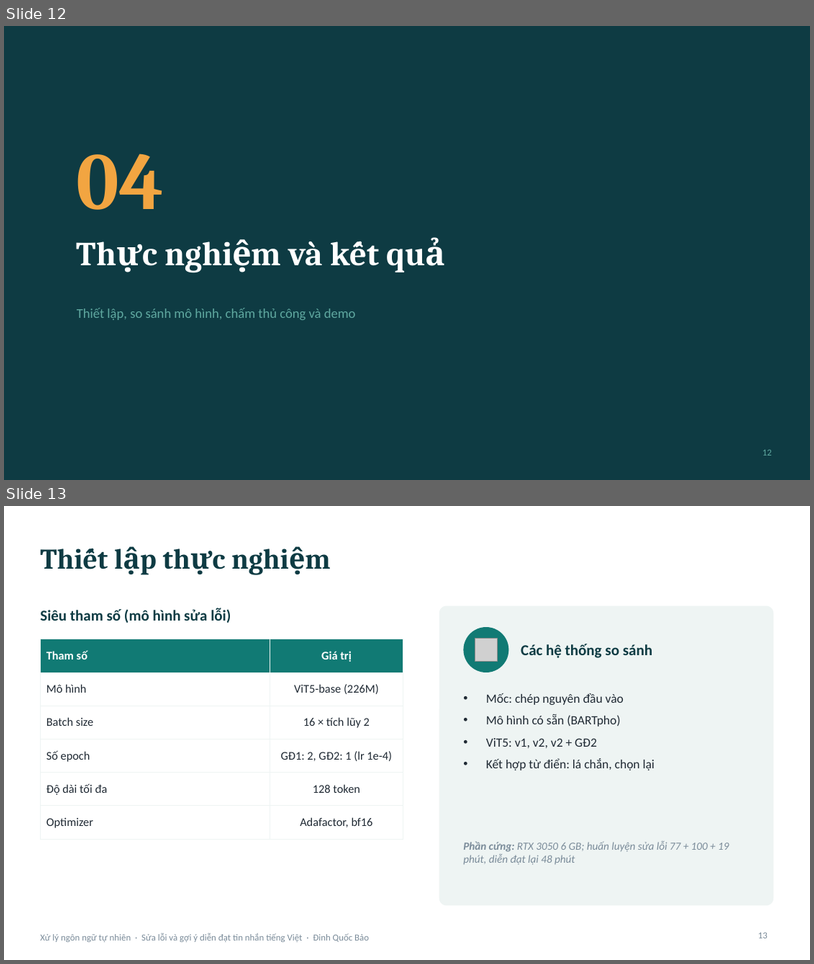
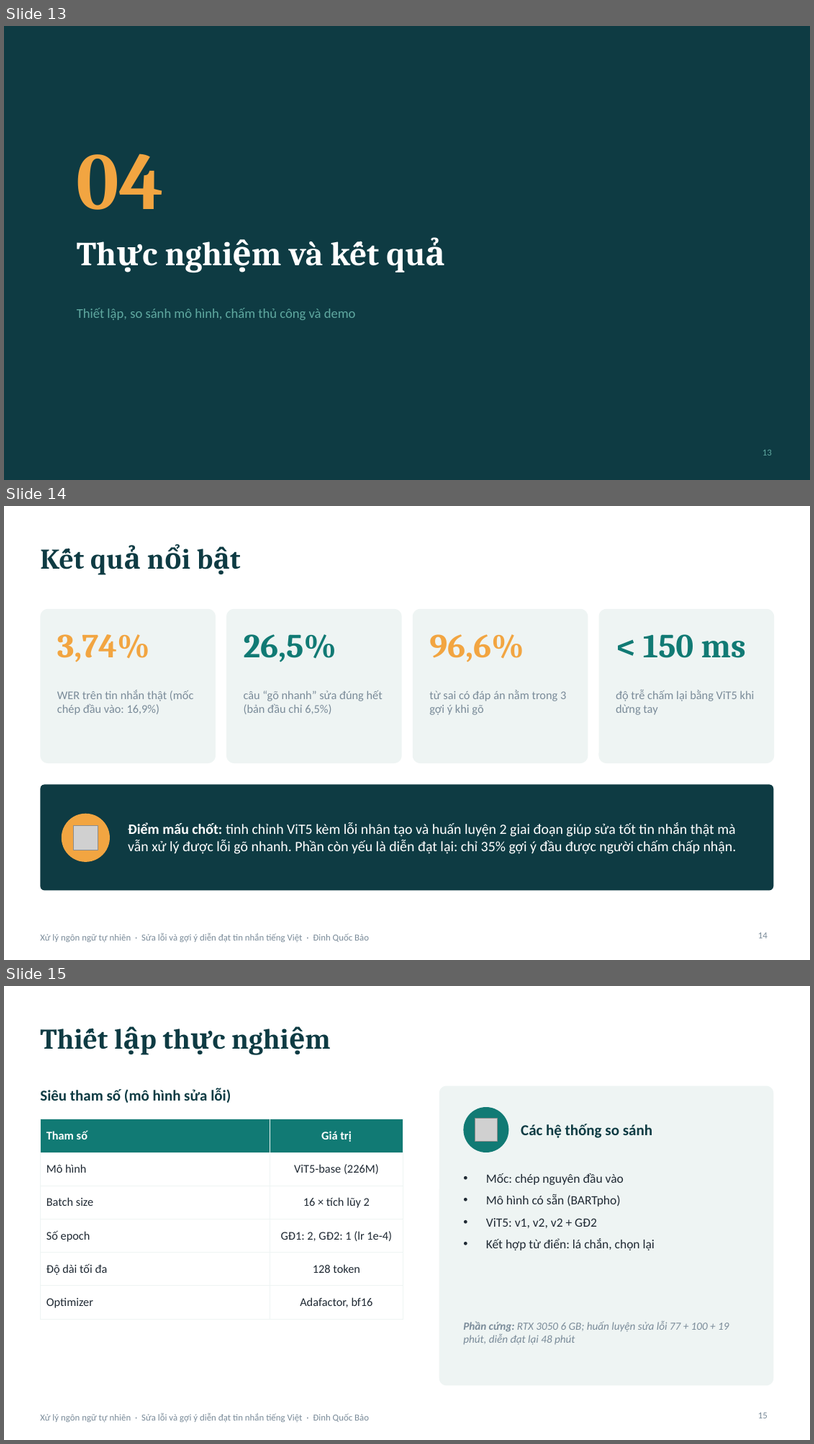
Before and after one commit to EDinhquocbao/vietnamese-message-assistant, a slide deck: reports/Slide_do_an_Dinh_Quoc_Bao.pptx. Shown one above the other, each under a label of ours: slides 12 and 13 before the commit, slides 13, 14 and 15 after it. The pictures are 814x964 and 814x1444 pixels, drawn with LibreOffice and Linux fonts; fonts in the diff are those of the drawing; grey boxes stand for pictures. Boxes give left, top, right and bottom in pixels: in the first picture for what was removed or moved away, otherwise in the second. Text is boxed around its words. In the diff, an @@ line names an element or a change of style, - is before the commit and + after.

```diff
--- a/reports/Slide_do_an_Dinh_Quoc_Bao.pptx
+++ b/reports/Slide_do_an_Dinh_Quoc_Bao.pptx
@@ slide 14 added at (4,506,810,960), background #FFFFFF; not listed: 1 template element that a slide beside it also shows @@
@@ title added at (40,530,774,584), 34 pt, text #0E3B43, bold @@
+Kết quả nổi bật
@@ rounded rectangle added at (40,609,216,763), fill #EEF4F3 @@
@@ rounded rectangle added at (226,609,402,763), fill #EEF4F3 @@
@@ rounded rectangle added at (413,609,589,763), fill #EEF4F3 @@
@@ rounded rectangle added at (599,609,774,763), fill #EEF4F3 @@
@@ text added at (57,634,150,662), 40 pt, text #F2A541, bold @@
+3,74%
@@ text added at (244,634,337,662), 40 pt, text #117A74, bold @@
+26,5%
@@ text added at (430,634,524,662), 40 pt, text #F2A541, bold @@
+96,6%
@@ text added at (643,634,746,658), 40 pt, text #117A74, bold @@
+< 150 ms
@@ text added at (57,690,194,715), 14 pt, text #7A8B99 @@
+WER trên tin nhắn thật (mốc chép đầu vào: 16,9%)
@@ text added at (244,690,383,714), 14 pt, text #7A8B99 @@
+câu “gõ nhanh” sửa đúng hết (bản đầu chỉ 6,5%)
@@ text added at (430,690,566,715), 14 pt, text #7A8B99 @@
+từ sai có đáp án nằm trong 3 gợi ý khi gõ
@@ text added at (616,690,755,715), 14 pt, text #7A8B99 @@
+độ trễ chấm lại bằng ViT5 khi dừng tay
@@ rounded rectangle added at (40,784,774,890), fill #0E3B43 @@
@@ ellipse added at (62,813,110,862), fill #F2A541 @@
@@ picture added at (74,826,98,849) @@
@@ text added at (128,822,737,854), 17 pt, text #FFFFFF @@
+Điểm mấu chốt: tinh chỉnh ViT5 kèm lỗi nhân tạo và huấn luyện 2 giai đoạn giúp sửa tốt tin nhắn thật mà vẫn xử lý được lỗi gõ nhanh. Phần còn yếu là diễn đạt lại: chỉ 35% gợi ý đầu được người chấm chấp nhận.
@@ page number added at (759,932,768,938), 11 pt, text #7A8B99 @@
+14
@@ what was slide 12 is now slide 13 @@
@@ what was slide 13 is now slide 15 @@
```
Also in this commit, not shown: 3 slides changed, 3 other slides added, 3 other files.
